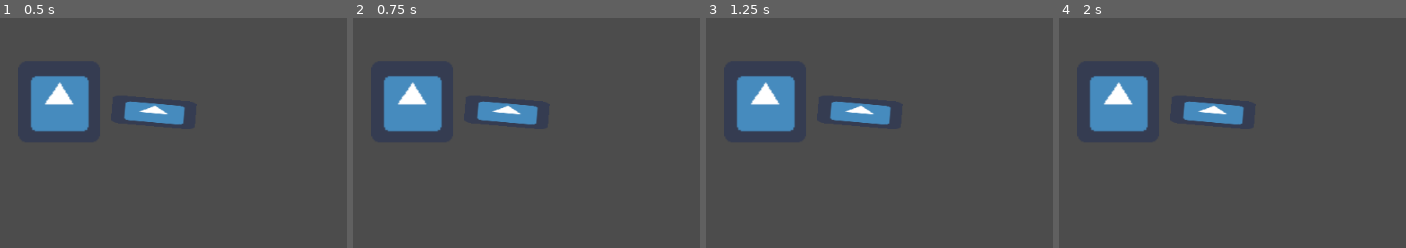
Above: before the commit, frames 1-4 (left to right).
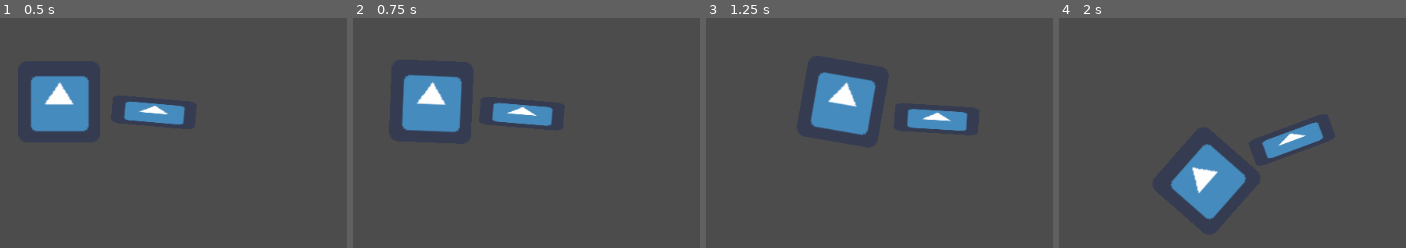
Above: after the commit, the same moments.

Repository: jmvlangen/GMTK2021
Game: Godot game, scene res://RootNode.tscn
The game is run twice, just before and just after one commit, with the same random seed, the same clock (stepped at 60 frames per second) and the same inputs. The engine's default icon, where the game draws it, is replaced by a stand-in: a white triangle on a blue panel in a dark square.
Inputs:
- Up to frame 1 (0.5 s): no input
- Up to frame 2 (0.75 s): tap Enter at 0.5 s; hold Right (ui_right) from 0.53 s (still down)
- Up to frame 3 (1.25 s): keep holding Right (ui_right)
- Up to frame 4 (2 s): release Right (ui_right) at 1.28 s; hold Down (ui_down) from 1.28 s (still down)

Frame 1 is identical in both runs. In frame 2, 4.7% of the frame differs, in the area x 8-58%, y 24-50%; in frame 3, 9.4%; in frame 4, 11%, in the area x 8-77%, y 25-88%.

Commit message:
Direct setting the rigid body linear velocity

Diff:
--- a/Arm.gd
+++ b/Arm.gd
@@ -14,7 +14,7 @@
 # Called every frame. 'delta' is the elapsed time since the previous frame.
 #func _process(delta):
 #	pass
-func _integrate_forces(state):
+#func _integrate_forces(state):
 #	state.add_central_force(Vector2(0,-100));
-	if Input.is_action_just_pressed("move_up"):
-		state.apply_central_impulse(Vector2(100,0));
+#	if Input.is_action_just_pressed("move_up"):
+#		state.apply_central_impulse(Vector2(100,0));
--- a/Body.gd
+++ b/Body.gd
@@ -5,6 +5,7 @@
 # var a = 2
 # var b = "text"
 
+const speed = 150.0;
 
 # Called when the node enters the scene tree for the first time.
 func _ready():
@@ -15,5 +16,11 @@
 #func _process(delta):
 #	pass
 func _integrate_forces(state):
-	if Input.is_action_just_pressed("move_left"):
-		state.apply_impulse(Vector2(0,-50) ,Vector2(-100,0));
+	if Input.is_action_pressed("move_left"):
+		state.linear_velocity = Vector2(-speed, 0);
+	if Input.is_action_pressed("move_right"):
+		state.linear_velocity = Vector2(speed, 0);
+	if Input.is_action_pressed("move_up"):
+		state.linear_velocity = Vector2(0, -speed);
+	if Input.is_action_pressed("move_down"):
+		state.linear_velocity = Vector2(0, speed);
--- a/project.godot
+++ b/project.godot
@@ -44,6 +44,16 @@
 "events": [ Object(InputEventKey,"resource_local_to_scene":false,"resource_name":"","device":0,"alt":false,"shift":false,"control":false,"meta":false,"command":false,"pressed":false,"scancode":16777231,"unicode":0,"echo":false,"script":null)
  ]
 }
+move_right={
+"deadzone": 0.5,
+"events": [ Object(InputEventKey,"resource_local_to_scene":false,"resource_name":"","device":0,"alt":false,"shift":false,"control":false,"meta":false,"command":false,"pressed":false,"scancode":16777233,"unicode":0,"echo":false,"script":null)
+ ]
+}
+move_down={
+"deadzone": 0.5,
+"events": [ Object(InputEventKey,"resource_local_to_scene":false,"resource_name":"","device":0,"alt":false,"shift":false,"control":false,"meta":false,"command":false,"pressed":false,"scancode":16777234,"unicode":0,"echo":false,"script":null)
+ ]
+}
 
 [physics]
 
Not shown: 2 places in MyPerson.tscn that only renumber resources
